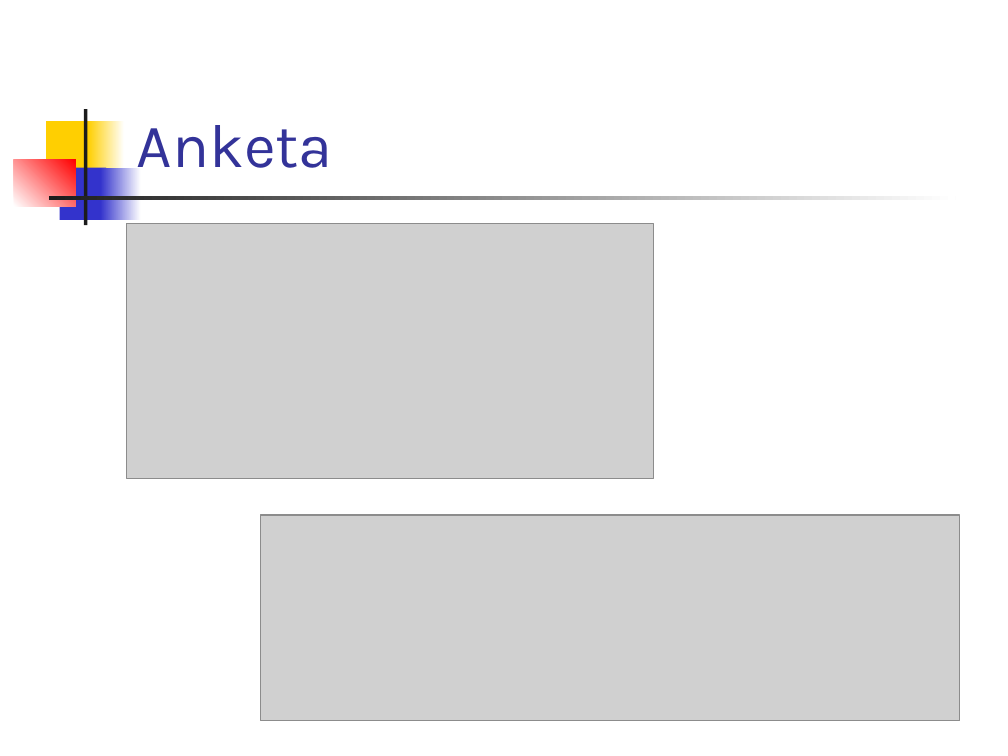
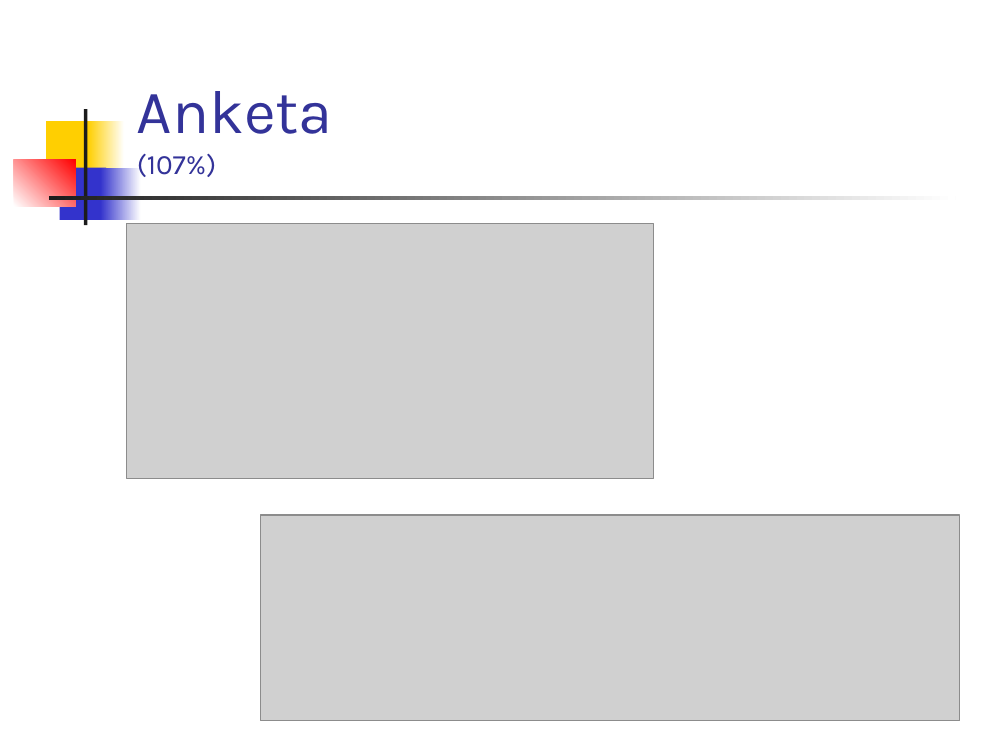
Before and after one commit to Funkcionalne/Prednasky, a slide deck: slide 12 of 02/02_intro.ppt (slide 10 before the commit). Drawn at 1008x756 pixels with LibreOffice and Linux fonts; fonts in the diff are those of the drawing; grey boxes stand for pictures. Boxes give left, top, right and bottom in pixels: in the first picture for what was removed or moved away, otherwise in the second. Text is boxed around its words. In the diff, an @@ line names an element or a change of style, - is before the commit and + after.

```diff
--- a/02/02_intro.ppt
+++ b/02/02_intro.ppt
@@ title at [137, 91, 333, 177]: text changed @@
-Anketa
+Anketa
+(107%)
```
Also in this commit, not shown: 12 other slides changed, 2 slides added, 3 other files.
